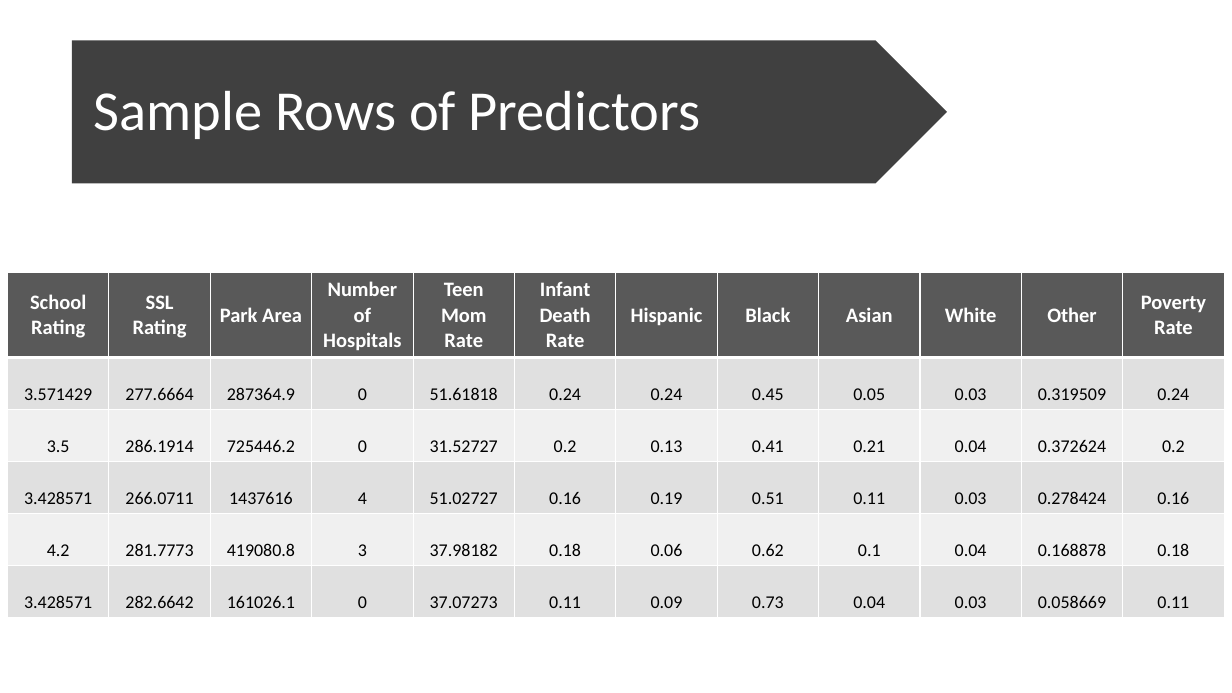
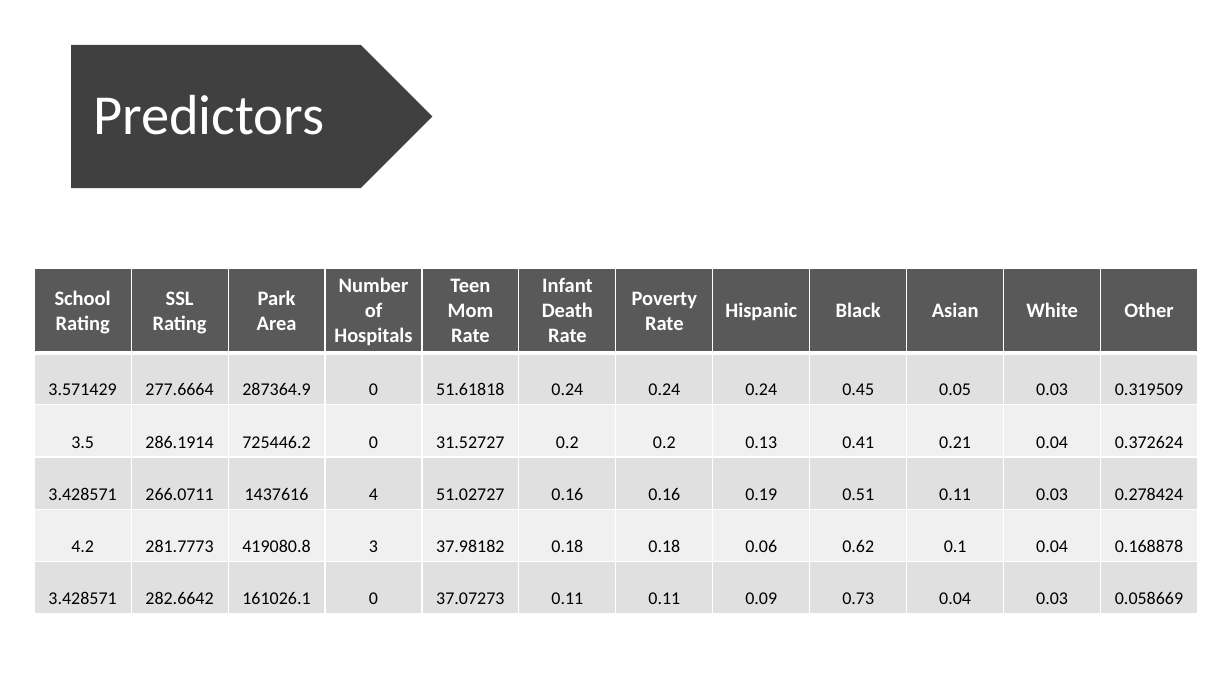
Before and after one commit to cherryyingzizhang/msci446, a slide deck: slide 9 of presentation/oralpresentation.pptx. Drawn at 1232x693 pixels with LibreOffice and Linux fonts; fonts in the diff are those of the drawing. Boxes give left, top, right and bottom in pixels: in the first picture for what was removed or moved away, otherwise in the second. Text is boxed around its words. In the diff, an @@ line names an element or a change of style, - is before the commit and + after.

```diff
--- a/presentation/oralpresentation.pptx
+++ b/presentation/oralpresentation.pptx
@@ pentagon arrow: place and size @@
-pentagon arrow at (72,41,947,184)
+pentagon arrow at (71,45,433,189)
@@ text at (93,95,324,135): text changed @@
-Sample Rows of Predictors
+Predictors
@@ table at (34,268,1199,612) @@
-row 1: School Rating | SSL Rating | Park Area | Number of Hospitals | Teen Mom Rate | Infant Death Rate | Hispanic | Black | Asian | White | Other | Poverty Rate
+row 1: School Rating | SSL Rating | Park Area | Number of Hospitals | Teen Mom Rate | Infant Death Rate | Poverty Rate | Hispanic | Black | Asian | White | Other
-row 2: 3.571429 | 277.6664 | 287364.9 | 0 | 51.61818 | 0.24 | 0.24 | 0.45 | 0.05 | 0.03 | 0.319509 | 0.24
+row 2: 3.571429 | 277.6664 | 287364.9 | 0 | 51.61818 | 0.24 | 0.24 | 0.24 | 0.45 | 0.05 | 0.03 | 0.319509
-row 3: 3.5 | 286.1914 | 725446.2 | 0 | 31.52727 | 0.2 | 0.13 | 0.41 | 0.21 | 0.04 | 0.372624 | 0.2
+row 3: 3.5 | 286.1914 | 725446.2 | 0 | 31.52727 | 0.2 | 0.2 | 0.13 | 0.41 | 0.21 | 0.04 | 0.372624
-row 4: 3.428571 | 266.0711 | 1437616 | 4 | 51.02727 | 0.16 | 0.19 | 0.51 | 0.11 | 0.03 | 0.278424 | 0.16
+row 4: 3.428571 | 266.0711 | 1437616 | 4 | 51.02727 | 0.16 | 0.16 | 0.19 | 0.51 | 0.11 | 0.03 | 0.278424
-row 5: 4.2 | 281.7773 | 419080.8 | 3 | 37.98182 | 0.18 | 0.06 | 0.62 | 0.1 | 0.04 | 0.168878 | 0.18
+row 5: 4.2 | 281.7773 | 419080.8 | 3 | 37.98182 | 0.18 | 0.18 | 0.06 | 0.62 | 0.1 | 0.04 | 0.168878
-row 6: 3.428571 | 282.6642 | 161026.1 | 0 | 37.07273 | 0.11 | 0.09 | 0.73 | 0.04 | 0.03 | 0.058669 | 0.11
+row 6: 3.428571 | 282.6642 | 161026.1 | 0 | 37.07273 | 0.11 | 0.11 | 0.09 | 0.73 | 0.04 | 0.03 | 0.058669
@@ table: place and size @@
-table at (7,273,1227,616)
+table at (34,268,1199,612)
```
Also in this commit, not shown: 2 other slides changed, 1 slide added, 11 other files.
